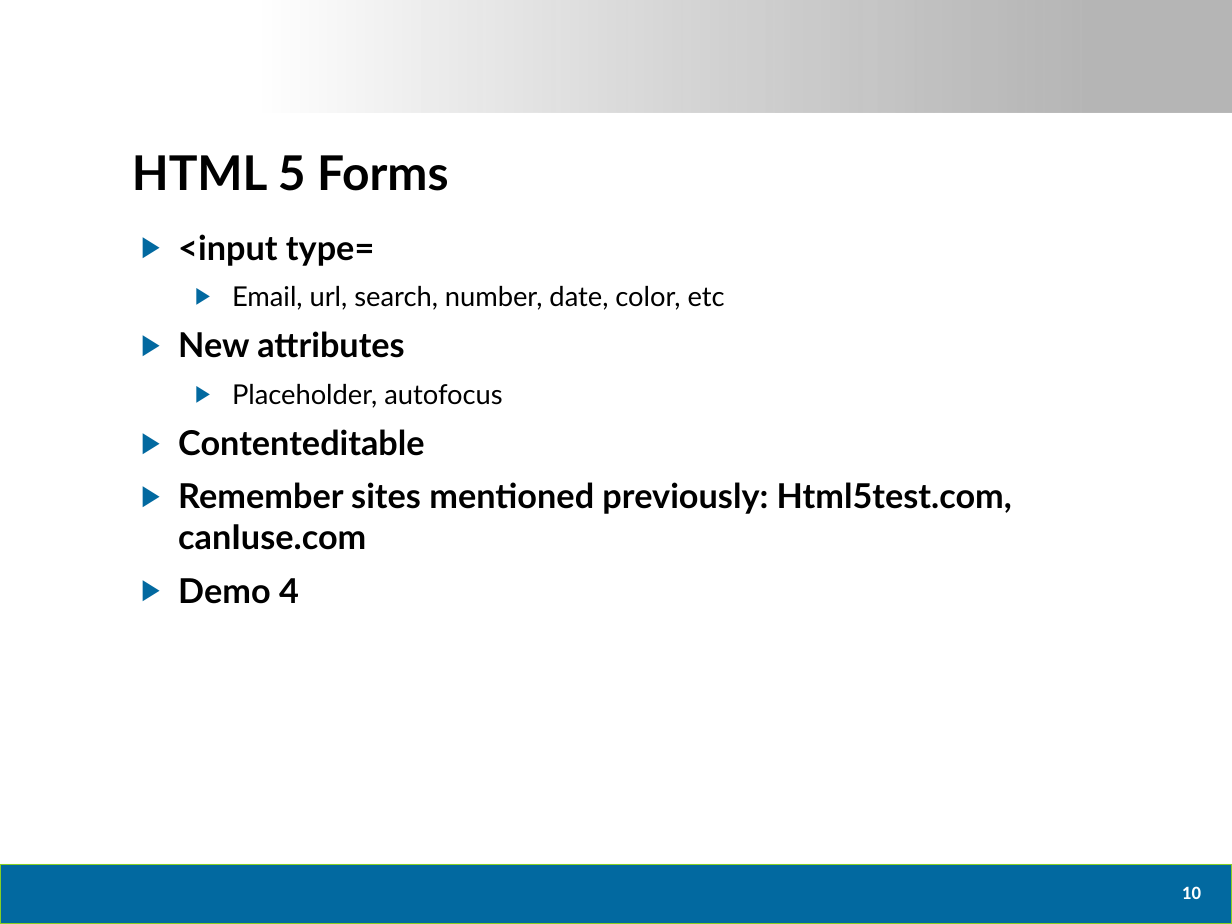
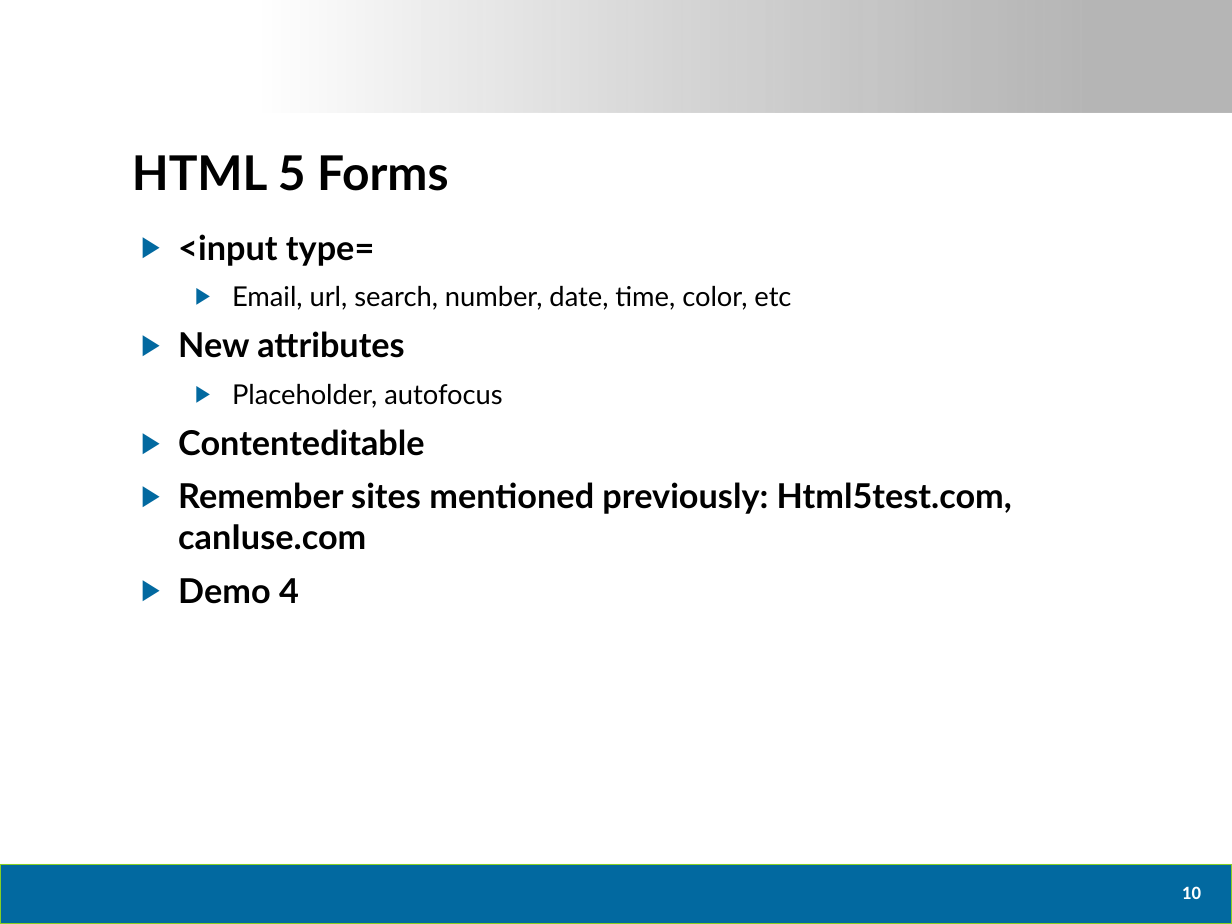
Before and after one commit to dtomyn/HTML5Demo1, a slide deck: slide 11 of Docs/2012 - Live360 Event Review (NEWER).pptx. Drawn at 1232x924 pixels with LibreOffice and Linux fonts; fonts in the diff are those of the drawing; background and template pictures are left out. Boxes give left, top, right and bottom in pixels: in the first picture for what was removed or moved away, otherwise in the second. Text is boxed around its words. In the diff, an @@ line names an element or a change of style, - is before the commit and + after.

```diff
--- a/Docs/2012 - Live360 Event Review (NEWER).pptx
+++ b/Docs/2012 - Live360 Event Review (NEWER).pptx
@@ text at (232,286,791,310): text changed @@
-  ▶ Email, url, search, number, date, color, etc
+  ▶ Email, url, search, number, date, time, color, etc
```
Also in this commit, not shown: 3 other slides changed, 4 other files.
